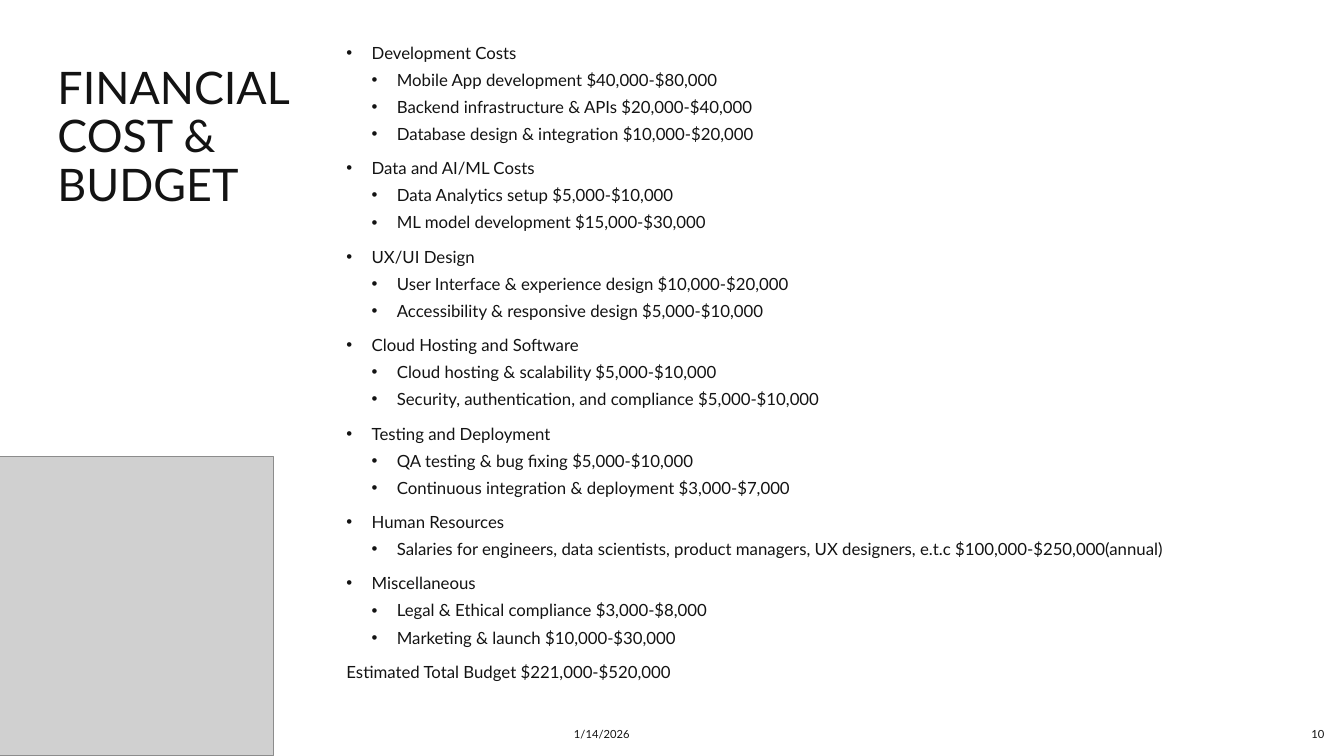
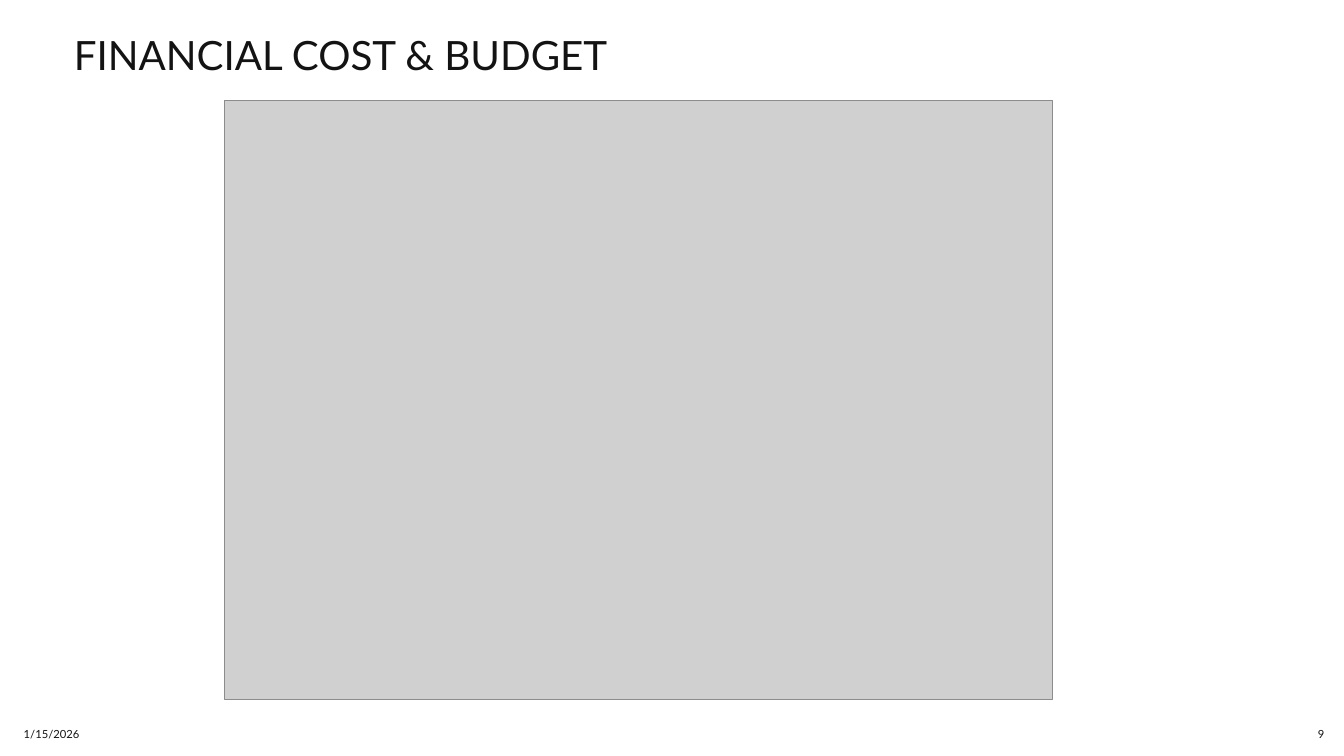
Before and after one commit to pajeeokoth/fashion-insta, a slide deck: slide 9 of Fashion-insta.pptx (slide 10 before the commit). Drawn at 1344x756 pixels with LibreOffice and Linux fonts; fonts in the diff are those of the drawing; grey boxes stand for pictures. Boxes give left, top, right and bottom in pixels: in the first picture for what was removed or moved away, otherwise in the second. Text is boxed around its words. In the diff, an @@ line names an element or a change of style, - is before the commit and + after.

```diff
--- a/Fashion-insta.pptx
+++ b/Fashion-insta.pptx
@@ title "FINANCIAL COST & BUDGET": place and size @@
-title "FINANCIAL COST & BUDGET" at [57, 71, 289, 202]
+title "FINANCIAL COST & BUDGET" at [74, 40, 607, 71]
@@ title "FINANCIAL COST & BUDGET" at [74, 40, 607, 71]: size 32 to 28.8 pt @@
@@ text removed at [346, 46, 1162, 681] @@
-• Development Costs
-  • Mobile App development $40,000-$80,000
-  • Backend infrastructure & APIs $20,000-$40,000
-  • Database design & integration $10,000-$20,000
-• Data and AI/ML Costs
-  • Data Analytics setup $5,000-$10,000
-  • ML model development $15,000-$30,000
-• UX/UI Design
-  • User Interface & experience design $10,000-$20,000
-  • Accessibility & responsive design $5,000-$10,000
-• Cloud Hosting and Software
-  • Cloud hosting & scalability $5,000-$10,000
-  • Security, authentication, and compliance $5,000-$10,000
-• Testing and Deployment
-  • QA testing & bug fixing $5,000-$10,000
-  • Continuous integration & deployment $3,000-$7,000
-• Human Resources
-  • Salaries for engineers, data scientists, product managers, UX designers, e.t.c $100,000-$250,000(annual)
-• Miscellaneous
-  • Legal & Ethical compliance $3,000-$8,000
-  • Marketing & launch $10,000-$30,000
-Estimated Total Budget $221,000-$520,000
@@ picture added at [225, 101, 1054, 700] @@
@@ picture removed at [0, 457, 274, 756] @@
@@ text at [24, 730, 80, 739]: text changed @@
-1/14/2026
+1/15/2026
@@ page number at [1318, 730, 1324, 738]: text changed @@
-10
+9
```
Also in this commit, not shown: 18 other slides changed, 4 slides added, 6 slides removed, 1 other file.
